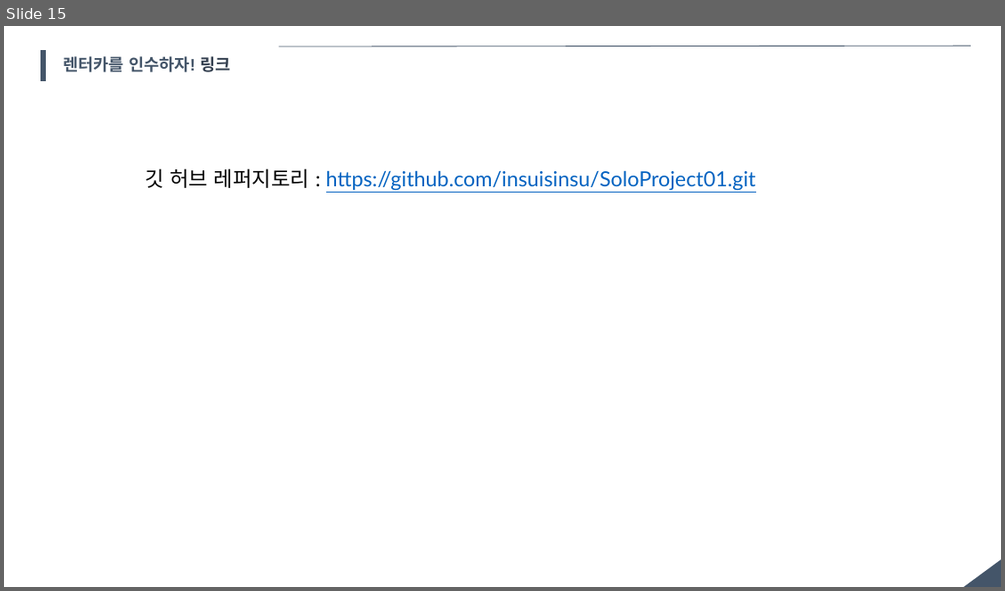
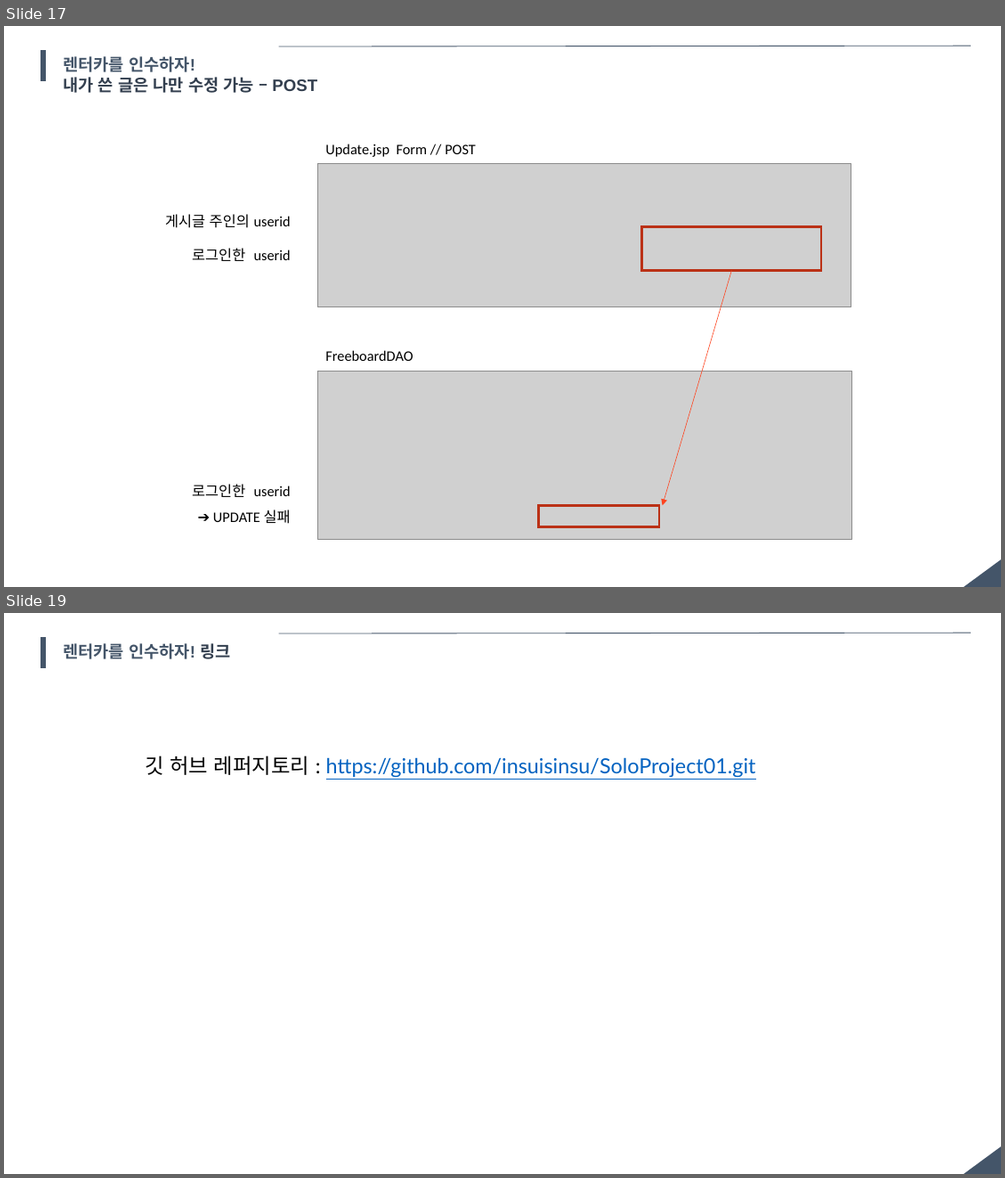
Before and after one commit to insuisinsu/SoloProject01, a slide deck: Project (ParkInsu).pptx. Shown one above the other, each under a label of ours: slide 15 before the commit, slides 17 and 19 after it; the slides between them are not shown. The pictures are 1005x591 and 1005x1178 pixels, drawn with LibreOffice and Linux fonts; fonts in the diff are those of the drawing; grey boxes stand for pictures. Boxes give left, top, right and bottom in pixels: in the first picture for what was removed or moved away, otherwise in the second. Text is boxed around its words. In the diff, an @@ line names an element or a change of style, - is before the commit and + after.

Commit message:
2022.06.17. 본인 게시글만 수정, 삭제하는 기능 완성

```diff
--- a/Project (ParkInsu).pptx
+++ b/Project (ParkInsu).pptx
@@ slide 17 added at <box>4,26,1001,587</box>, background #FFFFFF; not listed: 1 template element that a slide beside it also shows @@
@@ rectangle added at <box>41,51,45,80</box>, fill #445569, outline #445569 1 pt @@
@@ line added from (278, 46) to (971, 46), #445569 0.75 pt @@
@@ text added at <box>64,56,317,93</box>, 16 pt, text #333F50, bold @@
+렌터카를 인수하자!
+내가 쓴 글은 나만 수정 가능 – POST
@@ text added at <box>325,143,476,157</box>, 14 pt, text #000000 @@
+Update.jsp Form // POST
@@ picture added at <box>317,164,850,307</box> @@
@@ text added at <box>165,214,291,228</box>, 14 pt, text #000000 @@
+게시글 주인의 userid
@@ rectangle added at <box>642,227,821,271</box>, outline #BC3216 2.25 pt @@
@@ text added at <box>192,248,291,261</box>, 14 pt, text #000000 @@
+로그인한 userid
@@ arrow added from (732, 271) to (663, 506), #FE431E 0.5 pt @@
@@ picture added at <box>317,371,852,539</box> @@
@@ text added at <box>325,350,413,361</box>, 14 pt, text #000000 @@
+FreeboardDAO
@@ text added at <box>192,483,291,524</box>, 14 pt, text #000000 @@
+로그인한 userid
+➔ UPDATE 실패
@@ rectangle added at <box>539,506,659,527</box>, outline #BC3216 2.25 pt @@
@@ what was slide 15 is now slide 19 @@
```
Also in this commit, not shown: 5 slides changed, 3 other slides added, 9 other files.
